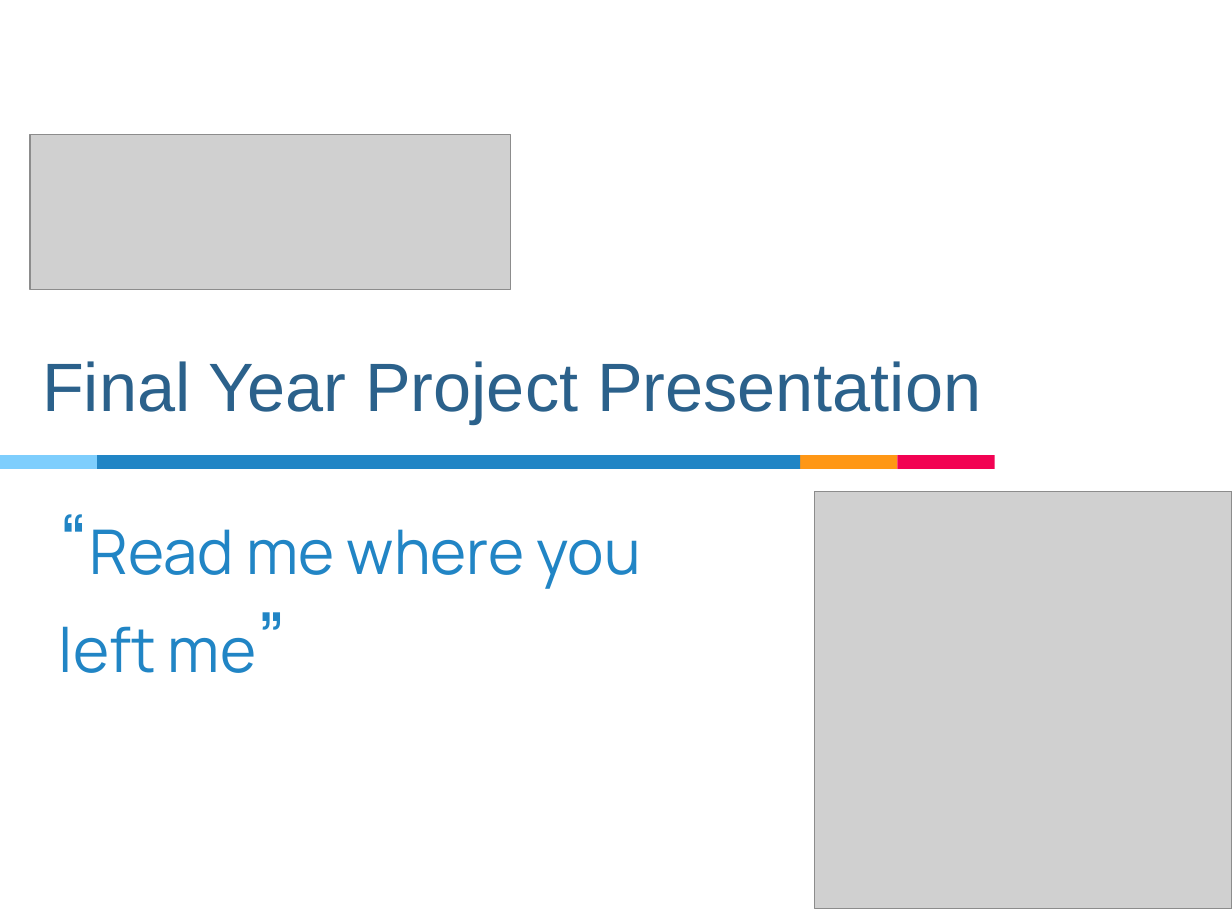
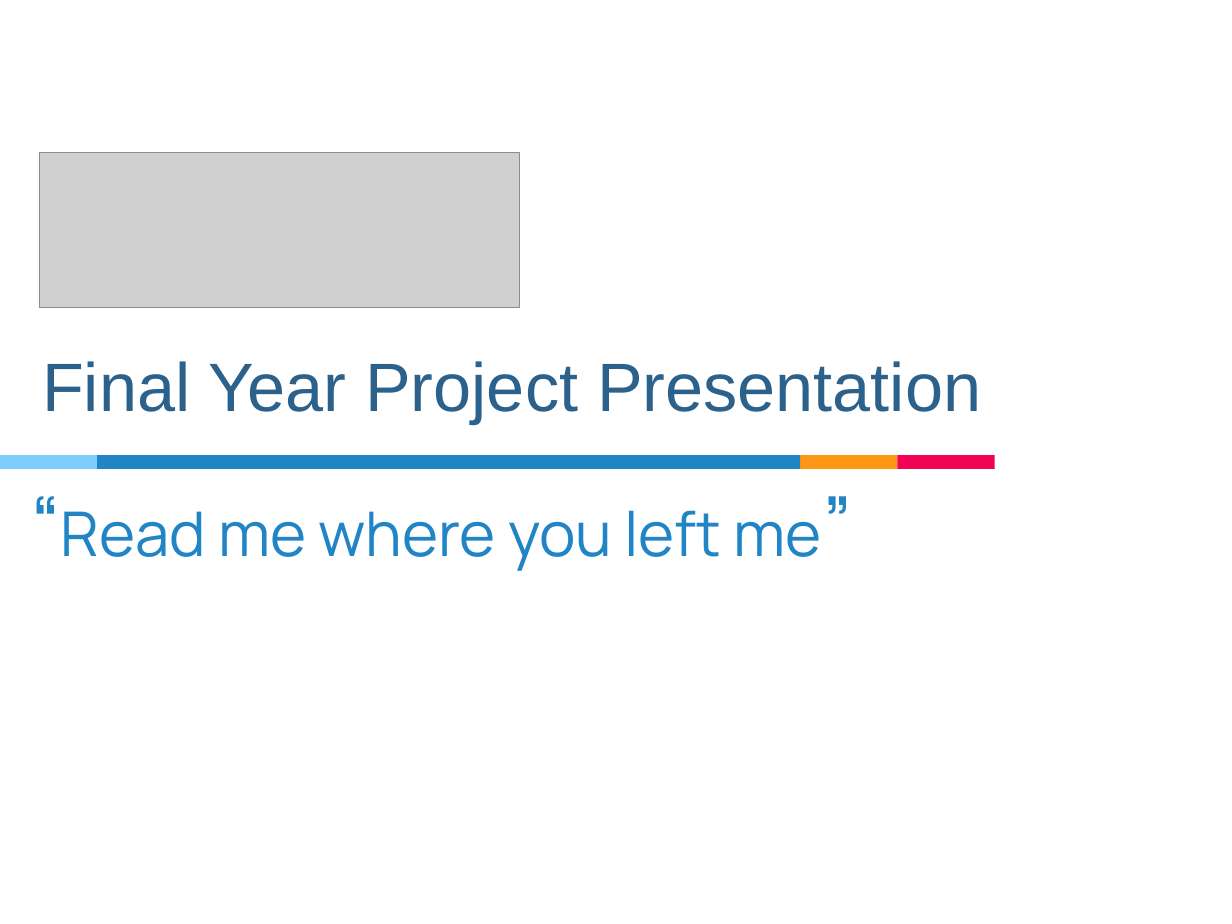
Before and after one commit to AbhiJay-K/LocADoc_App, a slide deck: slide 1 of FYP documentation/PresentationSlides.pptx. Drawn at 1232x924 pixels with LibreOffice and Linux fonts; fonts in the diff are those of the drawing; grey boxes stand for pictures. Boxes give left, top, right and bottom in pixels: in the first picture for what was removed or moved away, otherwise in the second. Text is boxed around its words. In the diff, an @@ line names an element or a change of style, - is before the commit and + after.

```diff
--- a/FYP documentation/PresentationSlides.pptx
+++ b/FYP documentation/PresentationSlides.pptx
@@ picture: place and size @@
-picture at <box>30,134,510,290</box>
+picture at <box>39,153,520,308</box>
@@ title "“Read me where you left ..." rewrapped from <box>59,529,641,673</box> to <box>61,510,822,571</box> @@
@@ picture removed at <box>814,492,1232,909</box> @@
```
Also in this commit, not shown: 4 other slides changed, 11 slides added, 23 slides removed, 3 other files.
